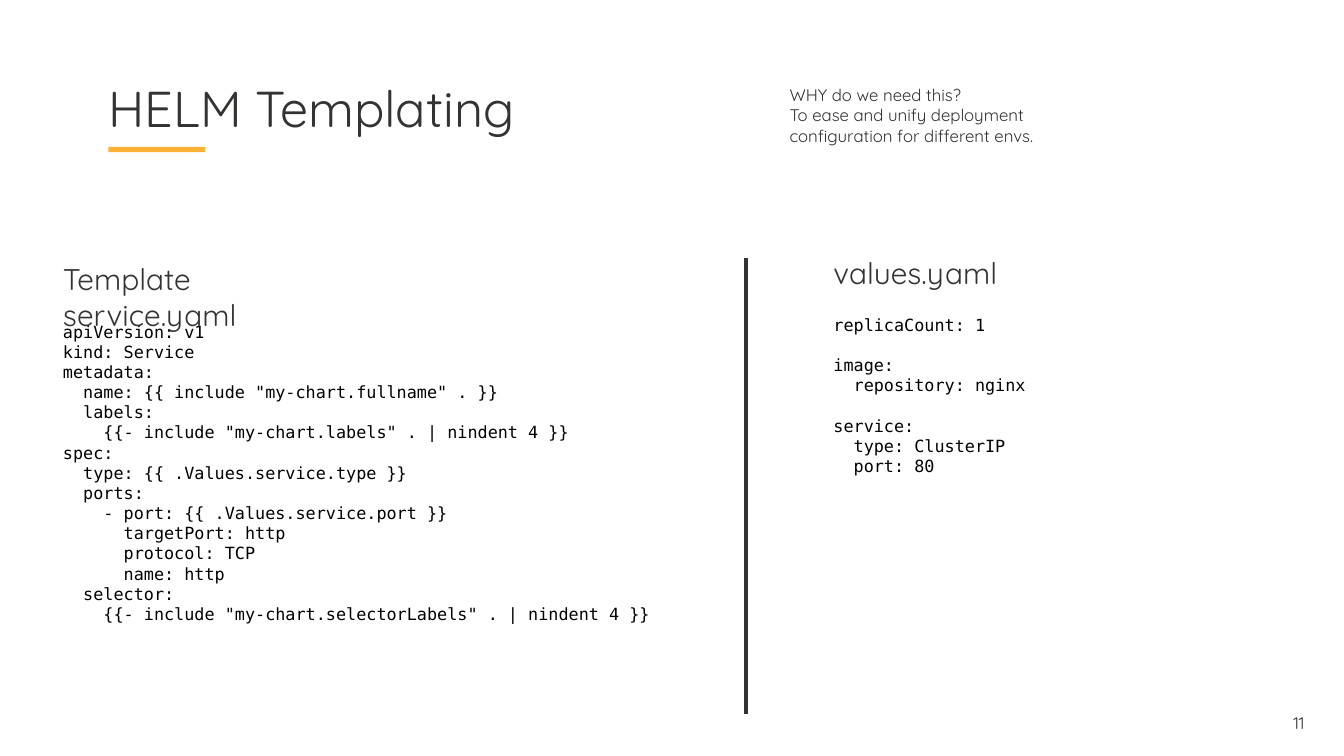
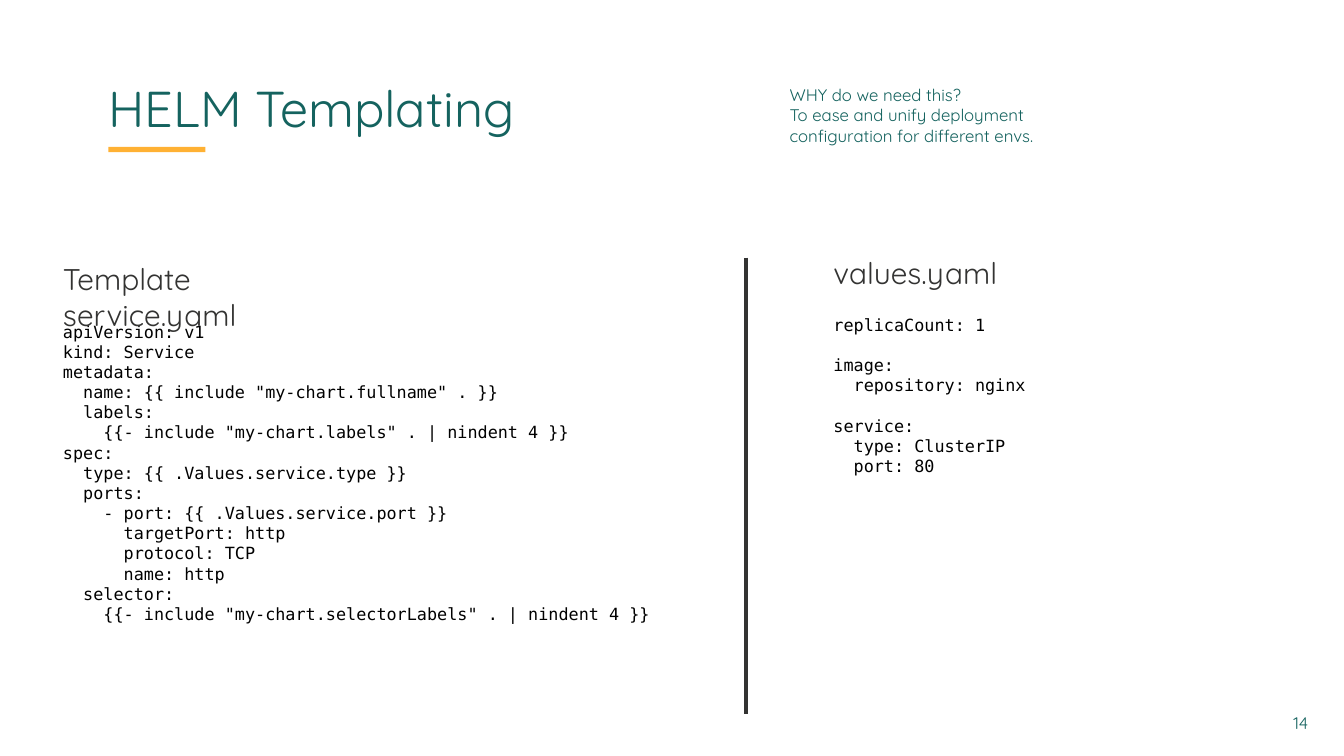
Before and after one commit to skabrits/Kubernetes-workshop, a slide deck: slide 14 of documentation/Part II/Workshop-II.pptx (slide 11 before the commit). Drawn at 1344x756 pixels with LibreOffice and Linux fonts; fonts in the diff are those of the drawing; background and template pictures are left out. Boxes give left, top, right and bottom in pixels: in the first picture for what was removed or moved away, otherwise in the second. Text is boxed around its words. In the diff, an @@ line names an element or a change of style, - is before the commit and + after.

```diff
--- a/documentation/Part II/Workshop-II.pptx
+++ b/documentation/Part II/Workshop-II.pptx
@@ title "HELM Templating" at bbox=[108, 89, 515, 137]: text colour #333332 to #16635F @@
@@ text "WHY do we need this?" at bbox=[790, 88, 1033, 146]: text colour #333332 to #16635F @@
@@ text at bbox=[1293, 717, 1308, 729]: text changed; text colour #333332 to #16635F @@
-11
+14
```
Also in this commit, not shown: 12 other slides changed, 5 slides added, 2 other files.
